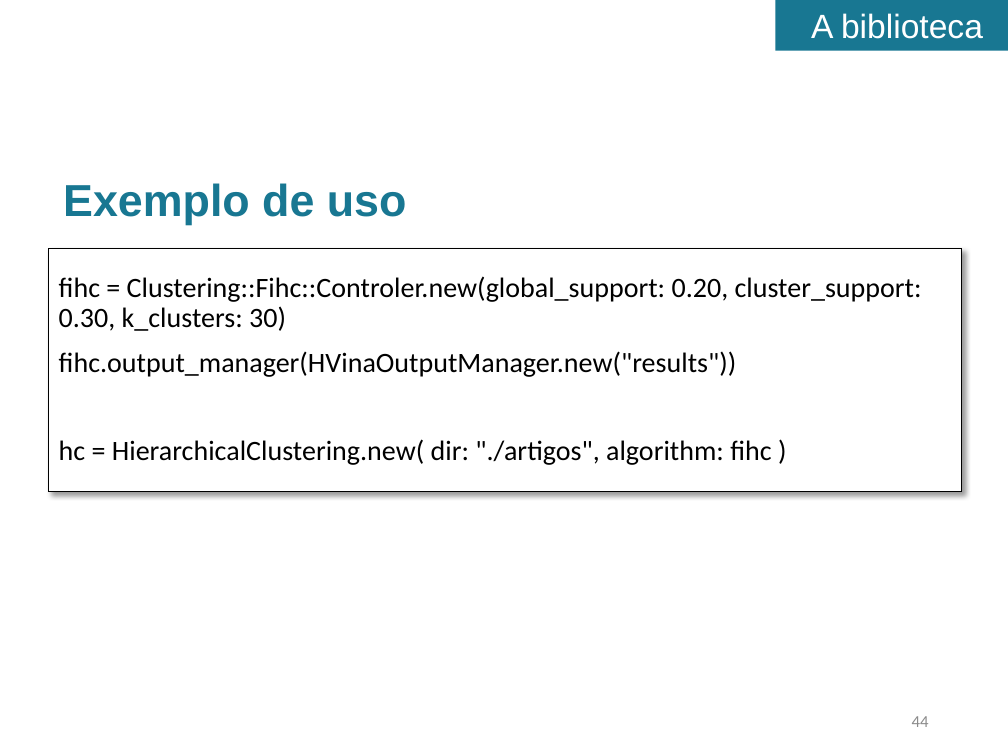
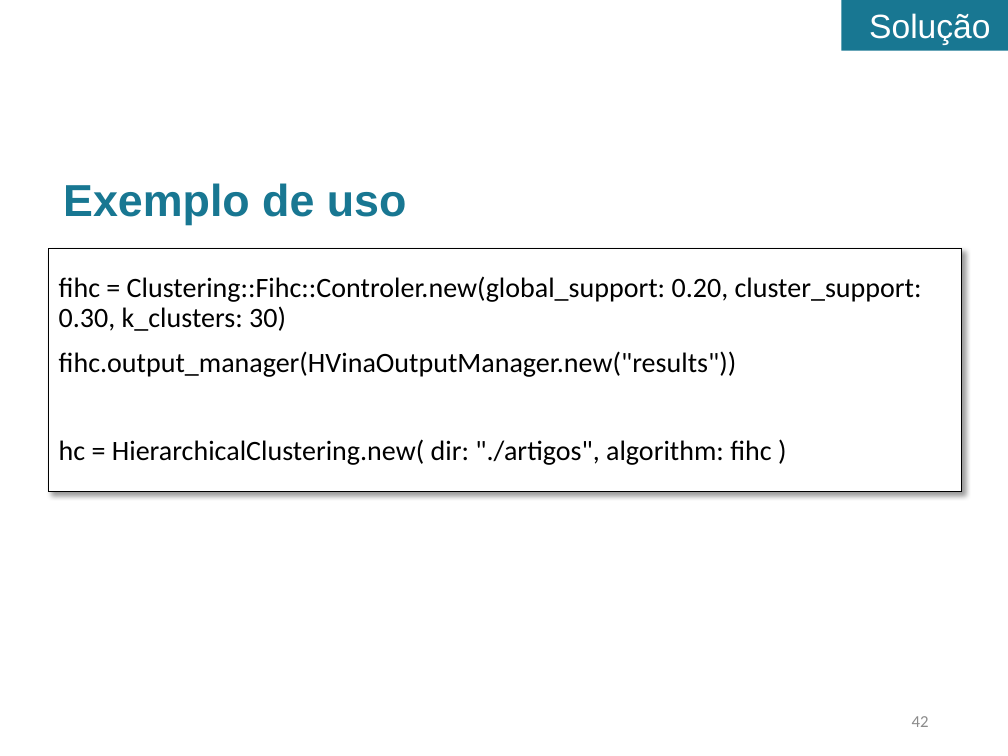
Before and after one commit to tomferreira/mac499, a slide deck: slide 42 of apresentacao/Apresentacao.pptx (slide 44 before the commit). Drawn at 1008x756 pixels with LibreOffice and Linux fonts; fonts in the diff are those of the drawing. Boxes give left, top, right and bottom in pixels: in the first picture for what was removed or moved away, otherwise in the second. Text is boxed around its words. In the diff, an @@ line names an element or a change of style, - is before the commit and + after.

```diff
--- a/apresentacao/Apresentacao.pptx
+++ b/apresentacao/Apresentacao.pptx
@@ rectangle "Solução": place and size @@
-rectangle "Solução" at <box>775,0,1008,50</box>
+rectangle "Solução" at <box>842,0,1008,50</box>
@@ text in rectangle at <box>869,13,990,45</box>: text changed @@
-A biblioteca
+Solução
@@ page number at <box>912,716,929,727</box>: text changed @@
-44
+42
```
Also in this commit, not shown: 6 other slides changed, 2 slides added, 4 slides removed.
